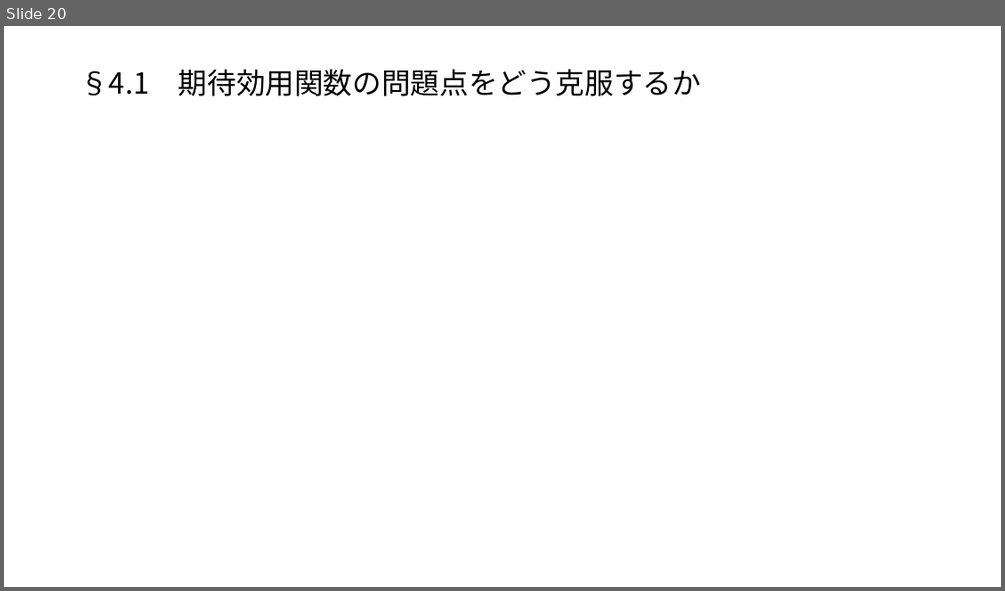
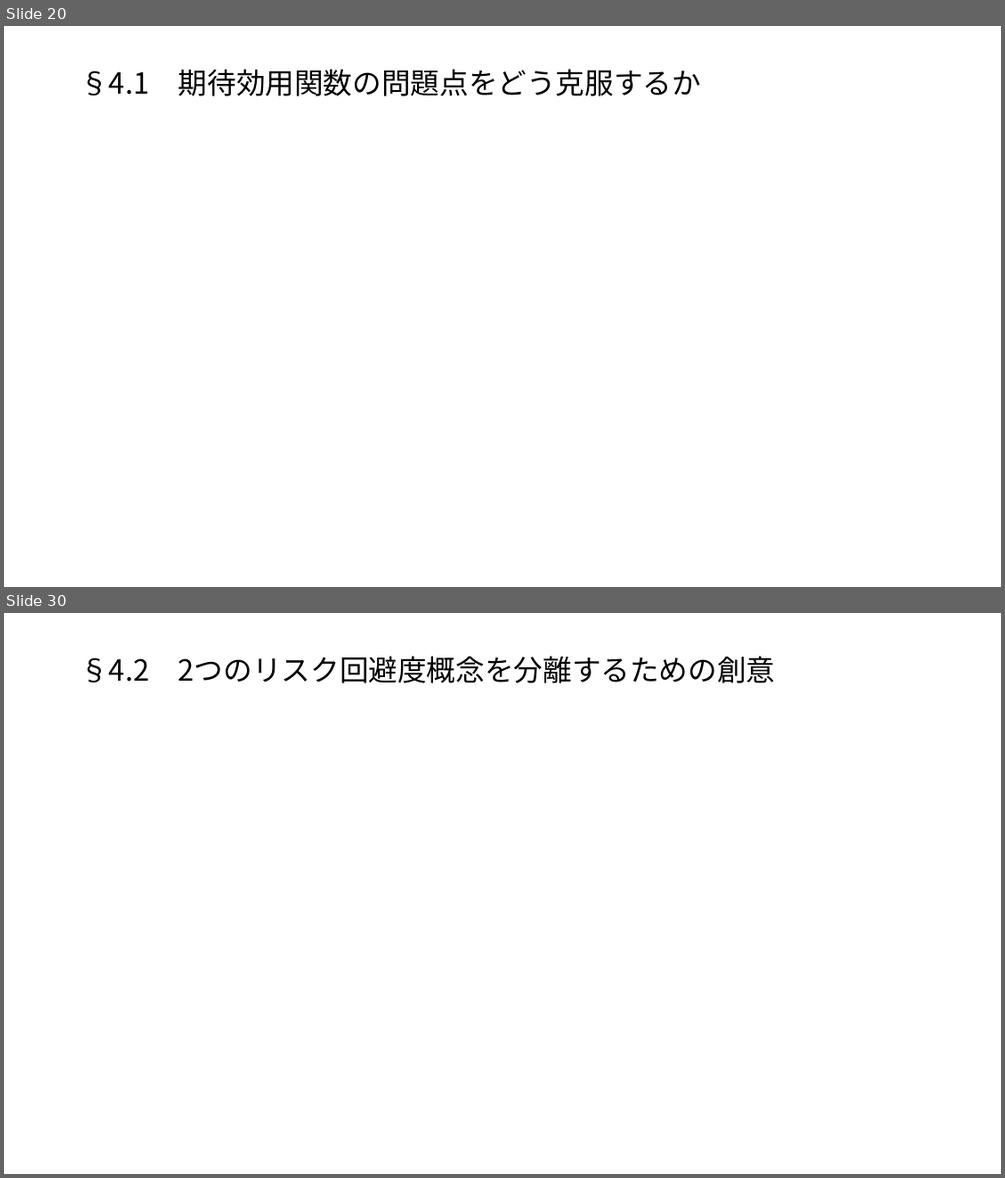
Before and after one commit to macha1811/Long-term-Investment-Theory-and-Practice, a slide deck: 第2章.pptx. Shown one above the other, each under a label of ours: slide 20 before the commit, slides 20 and 30 after it; the slides between them are not shown. The pictures are 1005x591 and 1005x1178 pixels, drawn with LibreOffice and Linux fonts; fonts in the diff are those of the drawing; grey boxes stand for pictures. Boxes give left, top, right and bottom in pixels: in the first picture for what was removed or moved away, otherwise in the second. Text is boxed around its words. In the diff, an @@ line names an element or a change of style, - is before the commit and + after.

```diff
--- a/第2章.pptx
+++ b/第2章.pptx
@@ slide 30 added at [4,613,1001,1174], background #FFFFFF @@
@@ title added at [80,656,776,683], 28 pt, text #000000 @@
+§4.2 2つのリスク回避度概念を分離するための創意
```
Also in this commit, not shown: 10 other slides added.
